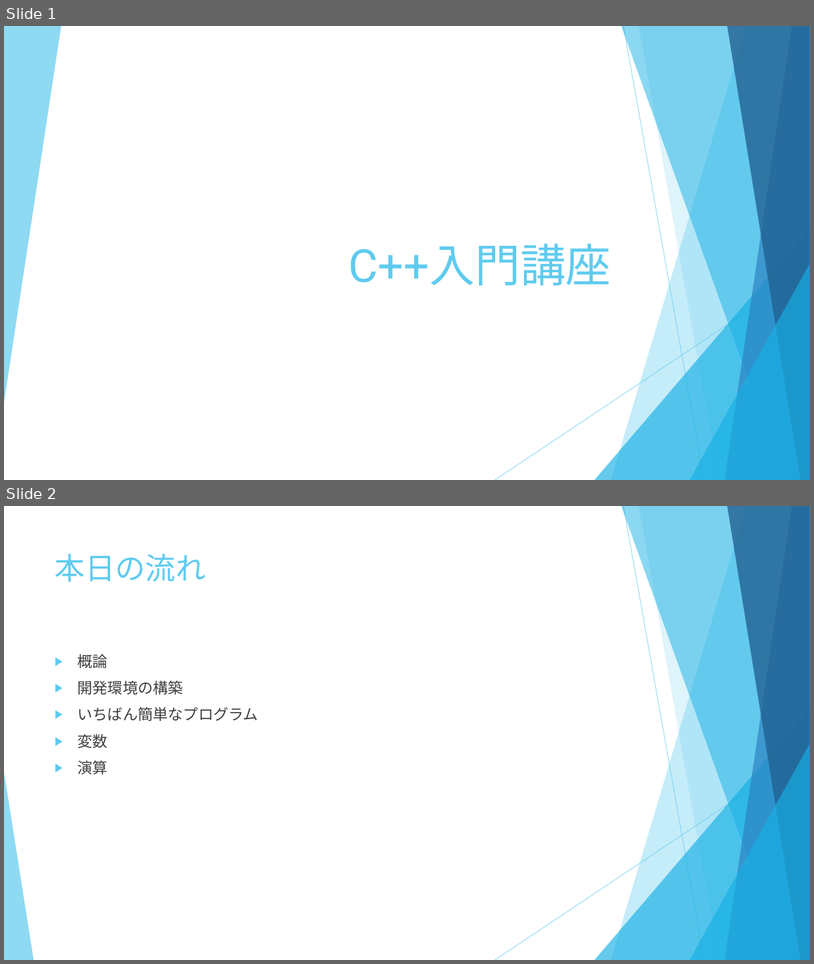
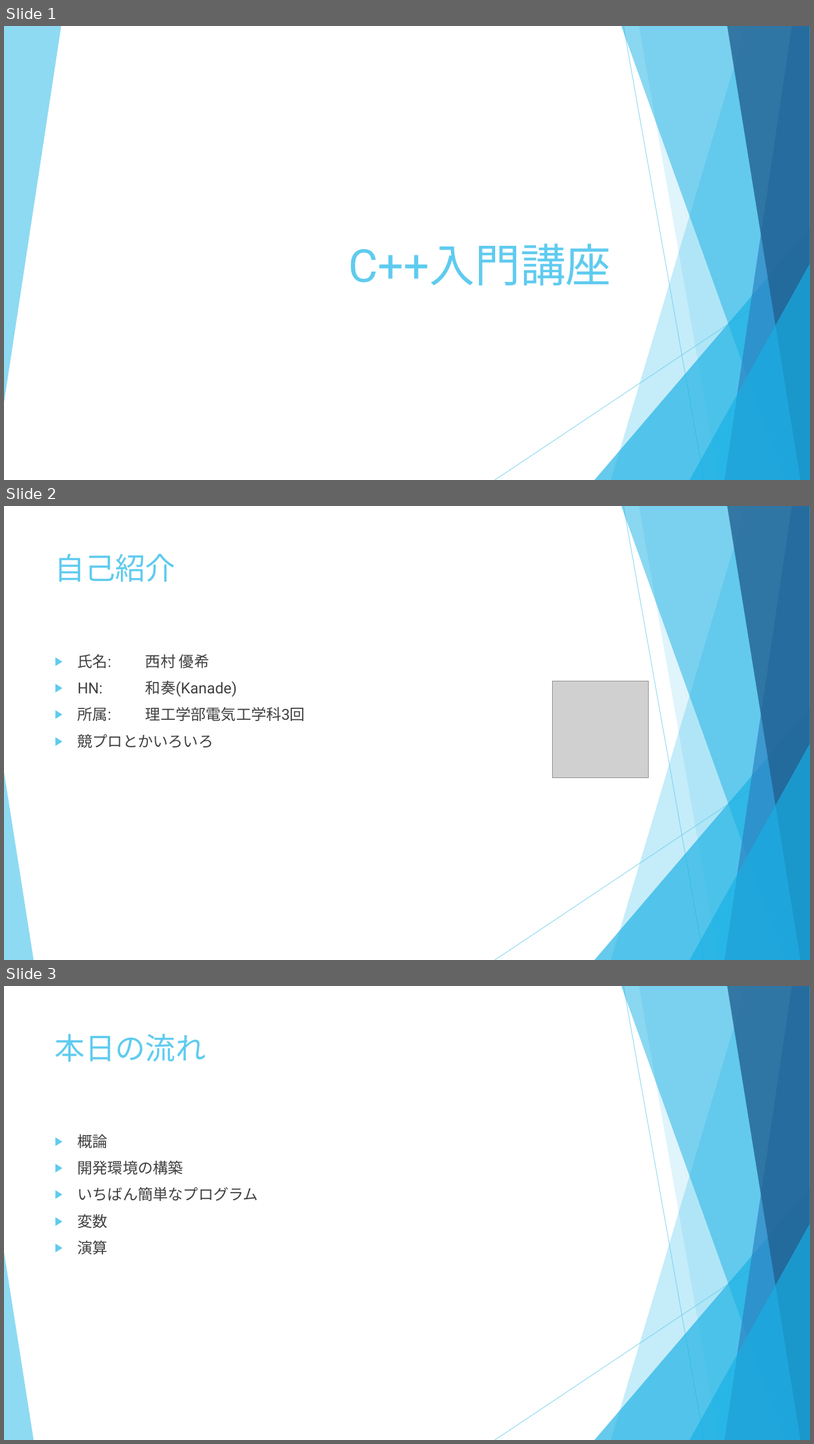
Before and after one commit to kanade2001/C------, a slide deck: 第1回/C++入門講座-1.pptx. Shown one above the other, each under a label of ours: slides 1 and 2 before the commit, slides 1, 2 and 3 after it. The pictures are 814x964 and 814x1444 pixels, drawn with LibreOffice and Linux fonts; fonts in the diff are those of the drawing; grey boxes stand for pictures. Boxes give left, top, right and bottom in pixels: in the first picture for what was removed or moved away, otherwise in the second. Text is boxed around its words. In the diff, an @@ line names an element or a change of style, - is before the commit and + after.

Commit message:
V1.1

```diff
--- a/第1回/C++入門講座-1.pptx
+++ b/第1回/C++入門講座-1.pptx
@@ slide 2 added at [4,506,810,960], background #FFFFFF; not listed: 10 template elements that a slide beside it also shows @@
@@ title added at [55,553,176,582], 36 pt, text #5FCBEF @@
+自己紹介
@@ text added at [78,654,305,748], 18 pt, text #404040 @@
+▶ 氏名: 西村 優希
+▶ HN: 和奏(Kanade)
+▶ 所属: 理工学部電気工学科3回
+▶ 競プロとかいろいろ
@@ picture added at [552,681,649,777] @@
@@ what was slide 2 is now slide 3 @@
```
